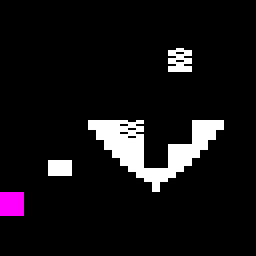
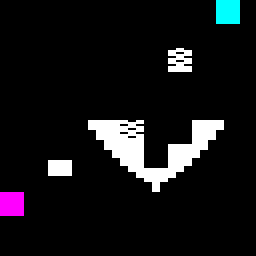
Comparing the layer stacks of the two w=256, h=256 images. Changes:
painted on "Background" over [216, 0, 240, 24]
